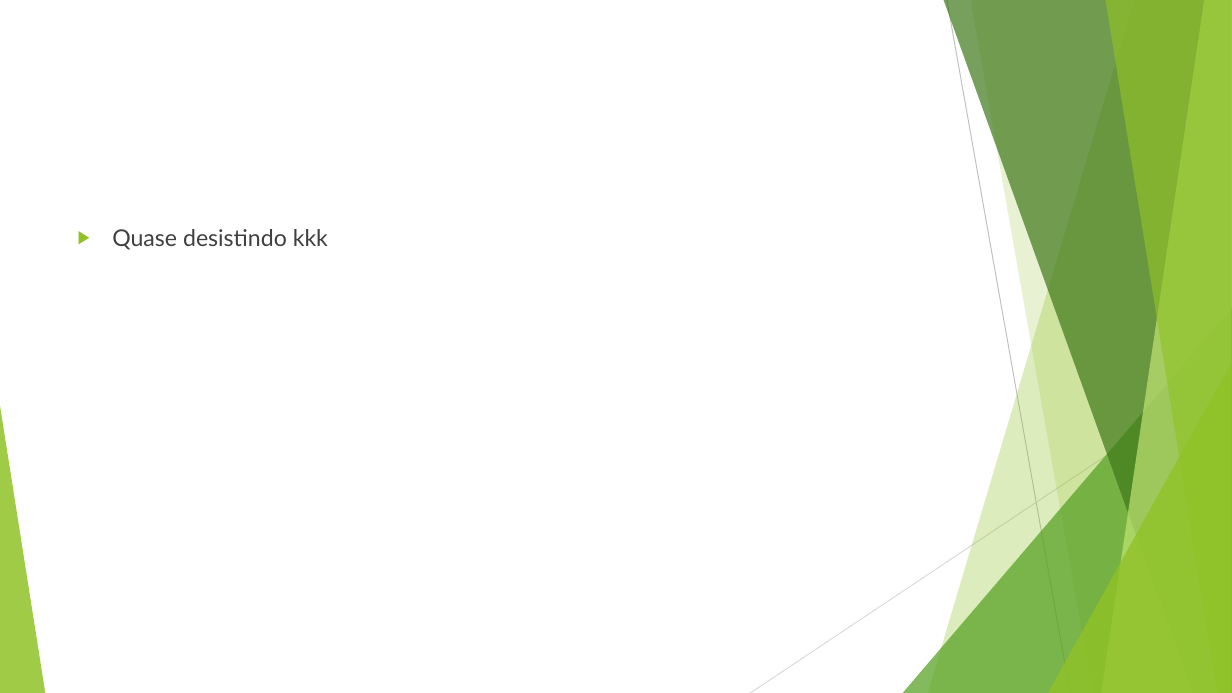
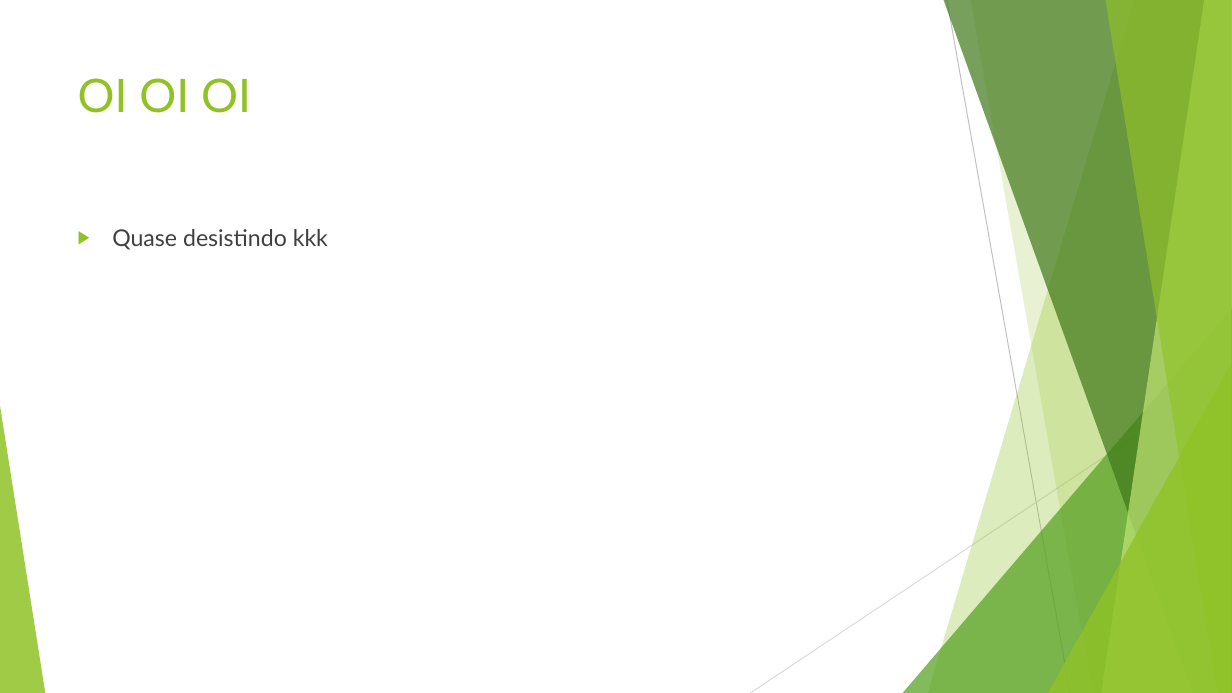
Before and after one commit to joelbrasil/prova, a slide deck: slide 3 of powerpoint.pptx. Drawn at 1232x693 pixels with LibreOffice and Linux fonts; fonts in the diff are those of the drawing. Boxes give left, top, right and bottom in pixels: in the first picture for what was removed or moved away, otherwise in the second. Text is boxed around its words. In the diff, an @@ line names an element or a change of style, - is before the commit and + after.

Commit message:
mais uma

```diff
--- a/powerpoint.pptx
+++ b/powerpoint.pptx
@@ title added at <box>78,78,251,113</box>, 36 pt, text #90C226 @@
+OI OI OI
```
